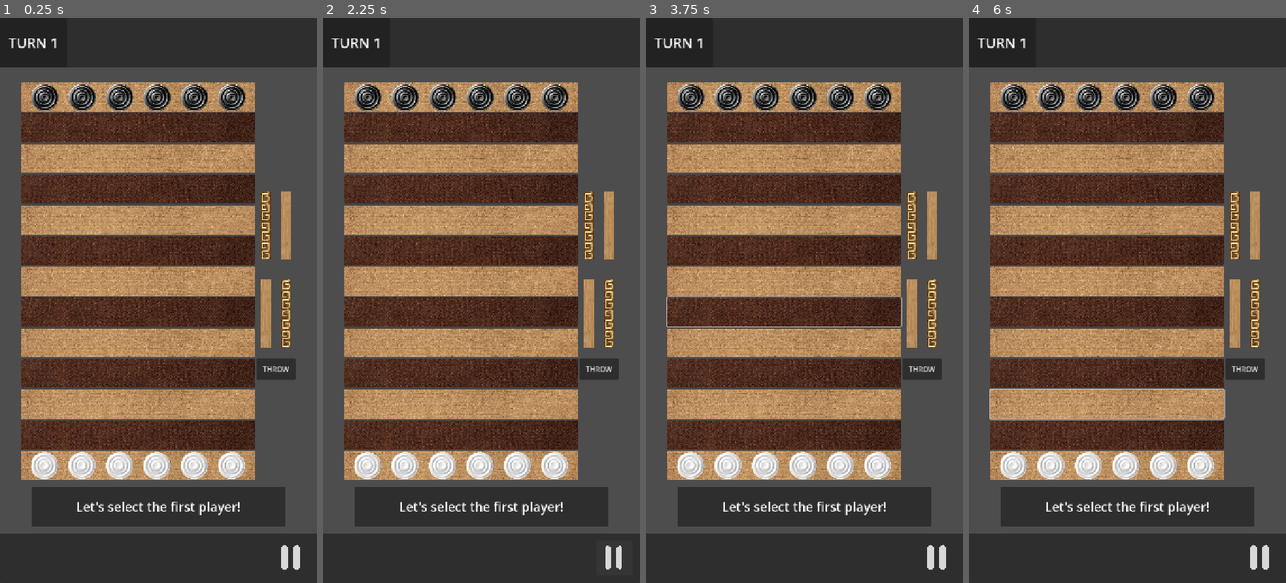
Above: before the commit, frames 1-4 (left to right).
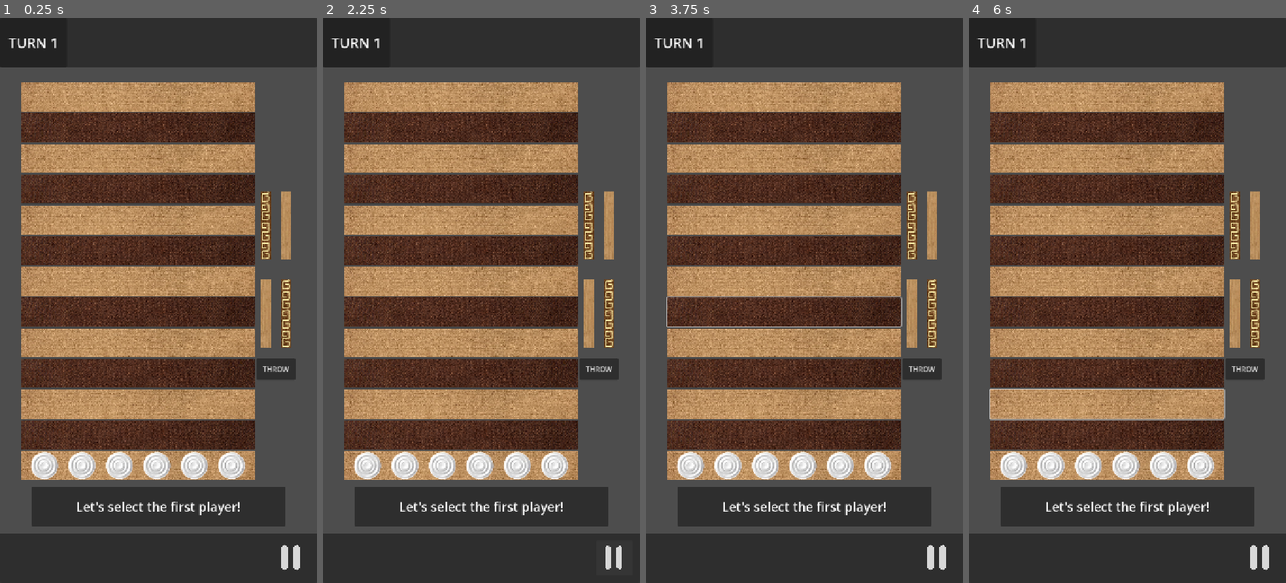
Above: after the commit, the same moments.

Repository: LeYohan-rgb/trad-games-hub
Game: Godot game, scene res://Scenes/bul_room.tscn
Same seed, same stepped clock (60 frames per second), same inputs: the game is played once before the commit and once after it. This scene is started directly instead of the project's main scene.
Inputs (mouse positions are in pixels of both pictures, inside the frame that each line leads up to):
- Up to frame 1 (0.25 s): no input
- Up to frame 2 (2.25 s): click (462, 97) at 0.52 s; click "THROW" at 1.25 s; click (614, 560) at 2 s
- Up to frame 3 (3.75 s): tap Enter at 2.75 s; move the mouse to (874, 272) at 2.77 s; hold Right 2.78-3.53 s; tap Alt at 2.85 s; click (874, 272) at 2.92 s; tap Space at 3.5 s; move the mouse to (741, 328) at 3.52 s; hold Down from 3.53 s (still down); tap Shift at 3.6 s
- Up to frame 4 (6 s): tap Enter at 4.25, 5.75 s; move the mouse to (1159, 176) at 4.27 s; release Down at 4.28 s; hold Right 4.28-5.03 s; tap Alt at 4.35, 5.85 s; tap Space at 5 s; move the mouse to (1111, 413) at 5.02 s; hold Up 5.03-5.78 s; tap Shift at 5.1 s; click (1111, 413) at 5.17 s; move the mouse to (1222, 385) at 5.77 s; hold Left from 5.78 s (still down)

The runs differ from the first frame. In frame 1, 2.0% of the frame differs, in the area x 10-78%, y 11-17%; in frame 2, 2.0%; in frame 3, 2.0%; in frame 4, 2.0%.
Error before the commit: Attempt to call function 'get_node' in base 'null instance' on a null instance. (res://Scripts/bul_room.gd:80)

Commit message:
Finished the game state function

Diff:
--- a/Scripts/bul_room.gd
+++ b/Scripts/bul_room.gd
@@ -23,7 +23,7 @@
 	"opp_captured" : 0
 }
 
-var row_nodes : Dictionary = { #THIS IS RELATIVE TOO
+@onready var row_nodes : Dictionary = { #THIS IS RELATIVE TOO
 	1: $main_container/board_container/Row1,
 	2: $main_container/board_container/Row2,
 	3: $main_container/board_container/Row3,
@@ -74,14 +74,20 @@
 
 func set_up_the_board(current_game_state): #everything dealing with game state is relative
 	if Global.game_mode == 0:
-		if multiplayer.is_server(): #host POV
-			for i in range(1,14):
-				if i in [1, 13]:
-					row_nodes[i].get_node("Sprite2D").texture = load("res://Graphics/bul_game/" + return_is_the_host_str() +  "_pieces_" + str(current_game_state[i][0]) + ".png")
+		for i in range(1,14):
+			if i in [1, 13]:
+				row_nodes[i].get_node("Sprite2D").texture = load("res://Graphics/bul_game/" + return_is_the_host_str() +  "_pieces_" + str(current_game_state[i][0]) + ".png")
+			else:
+				if current_game_state[i][0] >= 1:
+					row_nodes[i].get_node("Sprite2D").texture = load("res://Graphics/bul_game/" + return_white_or_black_mode_2(i) +"_row_1_" + return_is_the_host_str() + ".png")
 				else:
-					pass
-		else: #client POV
-			pass
+					row_nodes[i].get_node("Sprite2D").texture = load("res://Graphics/bul_game/" + return_white_or_black_mode_2(i) + "_row_0.png")
+
+func return_white_or_black_mode_2(num) -> String:
+	if num % 2 == 0:
+		return "black"
+	else:
+		return "white"
 
 func reset_all_variables():
 	game_paused = false
